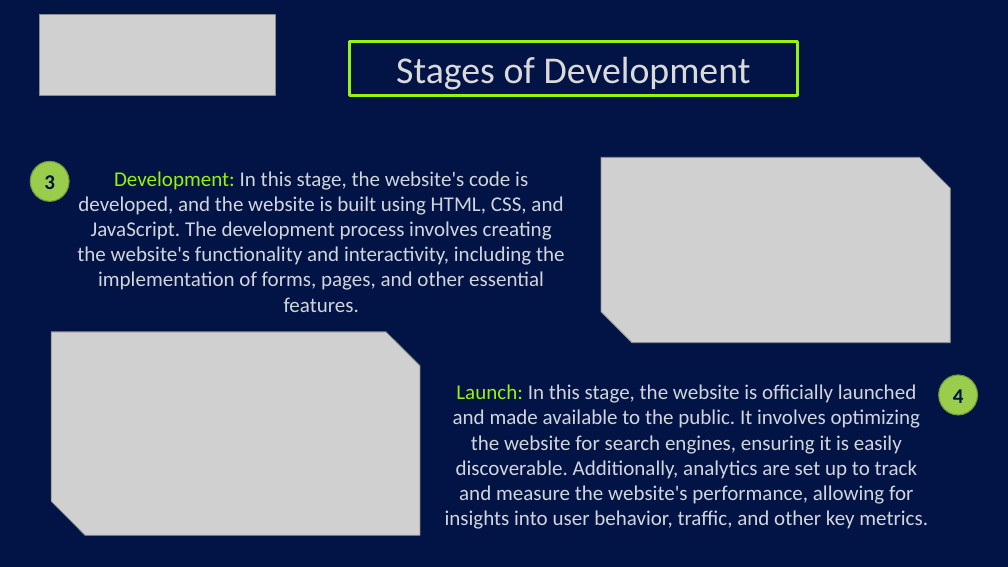
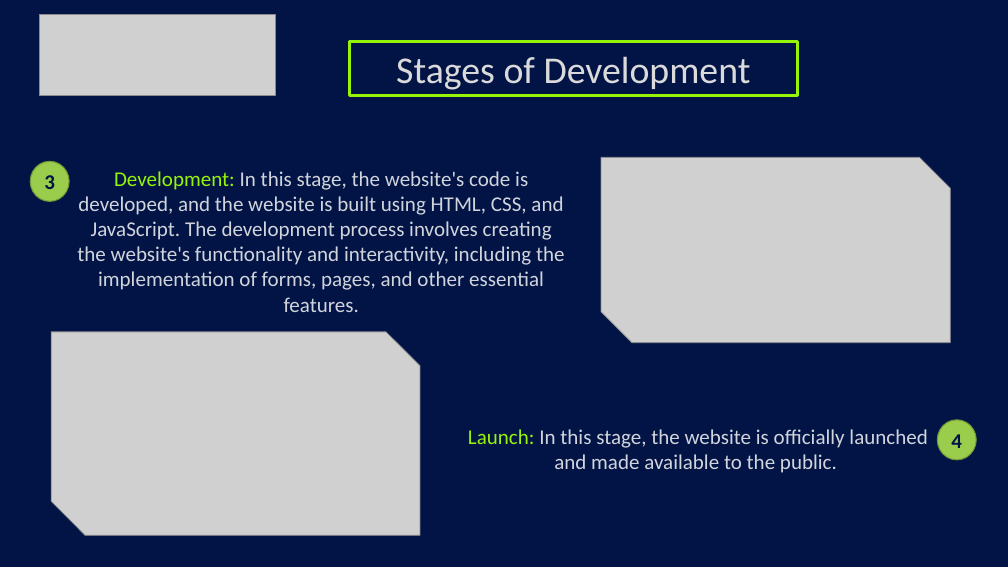
Before and after one commit to AMKolev22/biot-site, a slide deck: slide 8 of docs/BIOT-presentation.pptx. Drawn at 1008x567 pixels with LibreOffice and Linux fonts; fonts in the diff are those of the drawing; grey boxes stand for pictures. Boxes give left, top, right and bottom in pixels: in the first picture for what was removed or moved away, otherwise in the second. Text is boxed around its words. In the diff, an @@ line names an element or a change of style, - is before the commit and + after.

Commit message:
Update presentation

```diff
--- a/docs/BIOT-presentation.pptx
+++ b/docs/BIOT-presentation.pptx
@@ text at (x1=468, y1=429, x2=927, y2=473): text changed @@
-Launch: In this stage, the website is officially launched and made available to the public. It involves optimizing the website for search engines, ensuring it is easily discoverable. Additionally, analytics are set up to track and measure the website's performance, allowing for insights into user behavior, traffic, and other key metrics.
+Launch: In this stage, the website is officially launched and made available to the public.
@@ ellipse "4" moved from (x1=939, y1=375, x2=979, y2=415) to (x1=938, y1=420, x2=977, y2=460) @@
```
Also in this commit, not shown: 4 other files.
